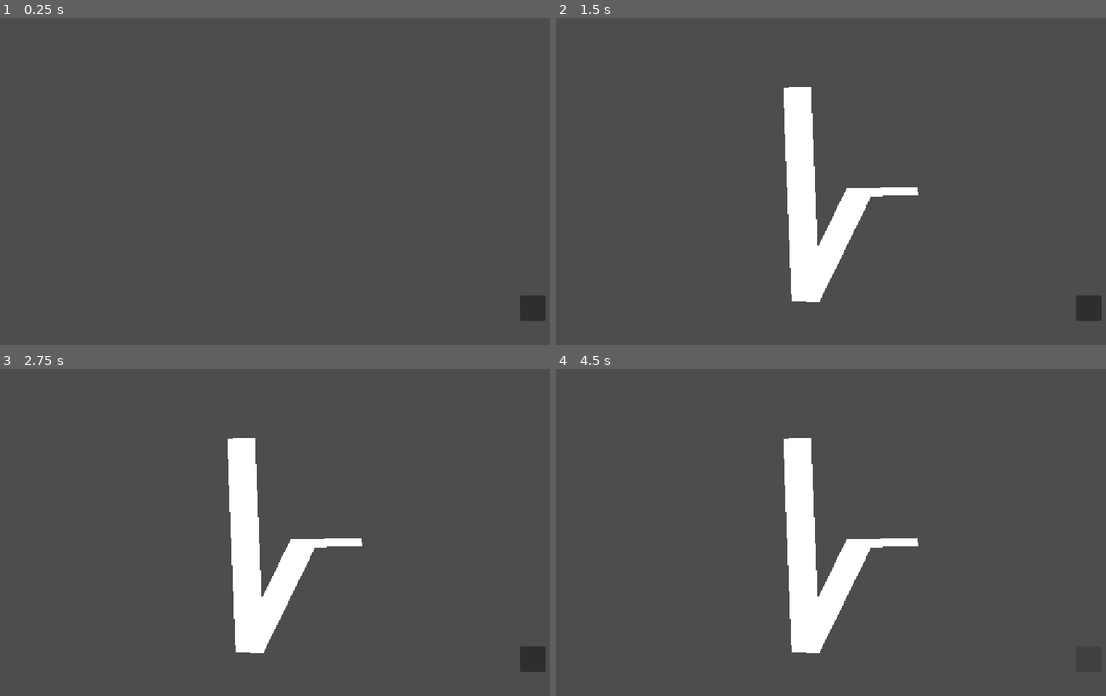
Above: before the commit, frames 1-4 (two rows, left to right).
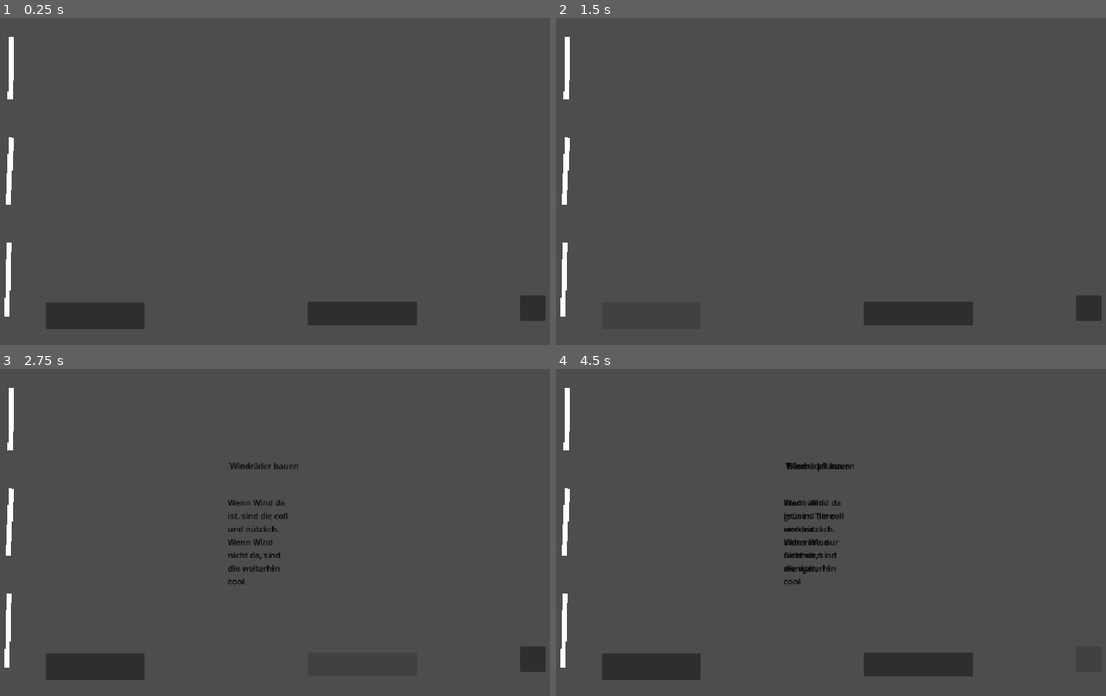
Above: after the commit, the same moments.

Repository: Egorenko/Hitze
Game: Godot game, scene res://scenes/main.tscn
Same seed, same stepped clock (60 frames per second), same inputs: the game is played once before the commit and once after it.
Inputs (mouse positions are in pixels of both pictures, inside the frame that each line leads up to):
- Up to frame 1 (0.25 s): no input
- Up to frame 2 (1.5 s): click (1089, 309) at 0.5 s; click (649, 315) at 1.27 s
- Up to frame 3 (2.75 s): click (363, 663) at 2.02 s
- Up to frame 4 (4.5 s): click (1089, 660) at 2.75 s; click (919, 663) at 3.52 s; click (1089, 660) at 4.25 s

The runs differ from the first frame. In frame 1, 3.4% of the frame differs, in the area x 0-76%, y 5-96%; in frame 2, 6.9%; in frame 3, 7.2%; in frame 4, 8.7%.

Commit message:
add Card Stack, Buttons, Test Cards

Diff:
--- a/20260626_game_jam/scenes/card.gd
+++ b/20260626_game_jam/scenes/card.gd
@@ -4,8 +4,17 @@
 var drag_start: Vector2 = Vector2.ZERO
 var origin: Vector2 = Vector2.ZERO
 signal card_played(direction: String)
+@export var card_data: card
+
+@onready var label_name: Label = $LabelName
+@onready var label_text: Label = $LabelText
 
 const SWIPE_THRESHOLD: float = 150.0
+
+func setup(data: card) -> void:
+	card_data = data
+	label_name.text = card_data.name
+	label_text.text = card_data.text
 
 func _input(event: InputEvent) -> void:
 	if event is InputEventMouseButton:
@@ -35,11 +44,13 @@
 
 func _on_swipe_right() -> void:
 	card_played.emit("right")
+	card_data.on_yes()
 	print("Swipe Right")
 
 
 func _on_swipe_left() -> void:
 	card_played.emit("left")
+	card_data.on_no()
 	print("Swipe Left")
 
 func _ready() -> void:
@@ -50,3 +61,9 @@
 		queue_free()
 		dragging = false
 		global_position = origin
+
+func swipe_to(direction: String) -> void:
+	if direction == "right":
+		global_position.x = global_position.x + 5000
+	else:
+		global_position.x = global_position.x - 5000
--- a/20260626_game_jam/scenes/card.tscn
+++ b/20260626_game_jam/scenes/card.tscn
@@ -1,11 +1,30 @@
 [gd_scene format=3 uid="uid://cgnhm1akexdvm"]
 
+[ext_resource type="Texture2D" uid="uid://4snf3go1bq5x" path="res://assets/card.png" id="1_6u4wf"]
 [ext_resource type="Script" uid="uid://dkak0jk4gjimg" path="res://scenes/card.gd" id="1_d81rb"]
+[ext_resource type="Resource" uid="uid://c530dgg5q5es5" path="res://scripts/cards_res/card_praemie.tres" id="3_ktuci"]
 
 [node name="Card" type="Sprite2D" unique_id=2126844789]
+position = Vector2(538, 322)
+texture = ExtResource("1_6u4wf")
 script = ExtResource("1_d81rb")
+card_data = ExtResource("3_ktuci")
 
-[node name="Line2D" type="Line2D" parent="." unique_id=1437947577]
-position = Vector2(-2619.111, -179.78912)
-scale = Vector2(5.555556, 1.6618183)
-points = PackedVector2Array(561, 191, 564, 446, 583, 316, 604, 315)
+[node name="LabelName" type="Label" parent="." unique_id=451787537]
+modulate = Color(0, 0, 0, 1)
+self_modulate = Color(1, 1, 1, 0.9647059)
+offset_left = -63.0
+offset_top = -142.0
+offset_right = 68.0
+offset_bottom = -119.0
+horizontal_alignment = 1
+vertical_alignment = 1
+
+[node name="LabelText" type="Label" parent="." unique_id=1762514176]
+modulate = Color(0, 0, 0, 1)
+offset_left = -67.0
+offset_top = -69.0
+offset_right = 67.0
+offset_bottom = 140.0
+autowrap_mode = 3
+text_overrun_behavior = 2
--- a/20260626_game_jam/scenes/main.gd
+++ b/20260626_game_jam/scenes/main.gd
@@ -1,16 +1,67 @@
 extends Node2D
 
-var card = preload("res://scenes/card.tscn")
+var card_scene = preload("res://scenes/card.tscn")
+var card_praemie = preload("res://scripts/cards_res/card_praemie.tres")
+var card_baume = preload("res://scripts/cards_res/card_baume.tres")
+var card_windrad = preload("res://scripts/cards_res/card_windrad.tres")
+var test_happiness = preload("res://scripts/stats_res/test_stats_hapiness1.tres")
+var test_heat = preload("res://scripts/stats_res/test_stats_heat1.tres")
+var test_money = preload("res://scripts/stats_res/test_stats_money1.tres")
 var card_on_feld:bool = false
+var card_pool: Array[card] = []
+var card_stack: Array[card] = []
+var current_card_node: Node = null
+var test_stats: Array[stats] = []
+@onready var money = $LineMoney
+@onready var heat = $LineHeat
+@onready var happines = $LineHappiines
+@onready var yes = $ButtonYes
+@onready var no = $ButtonNo
+
+func _ready() -> void:
+	test_stats.append(test_happiness)
+	test_stats.append(test_heat)
+	test_stats.append(test_money)
+	_build_card_pool()
+	_shuffle_stack()
+	yes.pressed.connect(func(): _button_swipe("right"))
+	no.pressed.connect(func(): _button_swipe("left"))
+
+func _build_card_pool() -> void:
+	card_pool.append(card_praemie.duplicate())
+	card_pool.append(card_baume.duplicate())
+	card_pool.append(card_windrad.duplicate())
+
+func _shuffle_stack() -> void:
+	card_stack = card_pool.duplicate()
+	card_stack.shuffle()
 
 func spawn_card() -> void:
 	if card_on_feld:
 		return
+
+	if card_stack.is_empty():
+		print("Kein Karten mehr!")
+		on_win()
+		return
+
+	var card_data = card_stack.pop_front()
 	print("card")
-	var inst = card.instantiate()
+	var inst = card_scene.instantiate()
 	add_child(inst)
+	inst.setup(card_data)
 	inst.card_played.connect(_on_card_played)
+	current_card_node = inst
 	card_on_feld = true
 
 func _on_card_played(direction: String) -> void:
 	card_on_feld = false
+
+
+func on_win() -> void:
+	pass
+
+func _button_swipe(direction: String) -> void:
+	if current_card_node == null:
+		return
+	current_card_node.swipe_to(direction)
--- a/20260626_game_jam/scenes/main.tscn
+++ b/20260626_game_jam/scenes/main.tscn
@@ -11,4 +11,25 @@
 offset_right = 1100.0
 offset_bottom = 600.0
 
+[node name="LineMoney" type="Line2D" parent="." unique_id=2030511851]
+points = PackedVector2Array(38, 445, 34, 593)
+
+[node name="LineHeat" type="Line2D" parent="." unique_id=1811252029]
+points = PackedVector2Array(43, 237, 36, 370)
+
+[node name="LineHappiines" type="Line2D" parent="." unique_id=1537679031]
+points = PackedVector2Array(43, 37, 41, 162)
+
+[node name="ButtonNo" type="Button" parent="." unique_id=1229762272]
+offset_left = 111.0
+offset_top = 564.0
+offset_right = 306.0
+offset_bottom = 617.0
+
+[node name="ButtonYes" type="Button" parent="." unique_id=1407809579]
+offset_left = 630.0
+offset_top = 562.0
+offset_right = 846.0
+offset_bottom = 609.0
+
 [connection signal="button_down" from="Button" to="." method="spawn_card"]
--- a/20260626_game_jam/scripts/cards/card_base.gd
+++ b/20260626_game_jam/scripts/cards/card_base.gd
@@ -2,14 +2,14 @@
 
 @export var name: String = "/CardName"
 @export var text: String = "/CardText"
-@export var stats: Array[stats] = []
+@export var stats: Dictionary
 
 @abstract func on_yes() -> void
 
 @abstract func on_no() -> void
 
-func apply(player: player_manager) -> void:
+func apply(st: stats) -> void:
 	for card_stat in stats:
-		for player_stat in player.stat:
-			if card_stat.name == player_stat.name:
-				player_stat.change(card_stat.cur, card_stat.operants.add)
+		for player_stat in st:
+			if card_stat == player_stat.name:
+				player_stat.change(stats[card_stat], 0)
--- /dev/null
+++ b/20260626_game_jam/scripts/cards/card_build.gd
@@ -0,0 +1,8 @@
+class_name card_build extends card
+
+
+func on_no() -> void:
+	pass
+
+func on_yes() -> void:
+	pass
--- /dev/null
+++ b/20260626_game_jam/scripts/cards/card_klima.gd
@@ -0,0 +1,8 @@
+class_name card_klima extends card
+
+func on_no() -> void:
+	pass
+
+
+func on_yes() -> void:
+	pass
--- a/20260626_game_jam/scripts/cards/card_money.gd
+++ b/20260626_game_jam/scripts/cards/card_money.gd
@@ -1,7 +1,7 @@
 class_name card_money extends card
 
 func on_no() -> void:
-	pass
+	stats["MoneyTest"] = 0
 
 func on_yes() -> void:
 	pass
--- /dev/null
+++ b/20260626_game_jam/scripts/cards_res/card_baume.tres
@@ -0,0 +1,15 @@
+[gd_resource type="Resource" script_class="card_klima" format=3 uid="uid://bkroufekcch2e"]
+
+[ext_resource type="Script" uid="uid://cbq0ws7nq0c10" path="res://scripts/cards/card_klima.gd" id="1_mcdv5"]
+
+[resource]
+resource_local_to_scene = true
+script = ExtResource("1_mcdv5")
+name = "Bäume pflanzen"
+text = "Stadt wird grüner, Tiere werden sicherere, nur Geld wird weniger."
+stats = {
+"HappinesTest": 4,
+"HeatTest": 14,
+"MoneyTest": -3
+}
+metadata/_custom_type_script = "uid://cbq0ws7nq0c10"
--- /dev/null
+++ b/20260626_game_jam/scripts/cards_res/card_praemie.tres
@@ -0,0 +1,15 @@
+[gd_resource type="Resource" script_class="card_money" format=3 uid="uid://c530dgg5q5es5"]
+
+[ext_resource type="Script" uid="uid://bkwbscvsv0u32" path="res://scripts/cards/card_money.gd" id="1_tjxsa"]
+
+[resource]
+resource_local_to_scene = true
+script = ExtResource("1_tjxsa")
+name = "Prämie"
+text = "Alle kriegen ab und zu Prämien, wieso du nicht? Und vor allem, das ist doch gar nicht schlimm oder?"
+stats = {
+"HappinessTest": -10,
+"HeatTest": 0,
+"MoneyTest": 15
+}
+metadata/_custom_type_script = "uid://bkwbscvsv0u32"
--- /dev/null
+++ b/20260626_game_jam/scripts/cards_res/card_windrad.tres
@@ -0,0 +1,14 @@
+[gd_resource type="Resource" script_class="card_build" format=3 uid="uid://ct5hfj0wgkhjk"]
+
+[ext_resource type="Script" uid="uid://rexv71v71sii" path="res://scripts/cards/card_build.gd" id="1_k3jfj"]
+
+[resource]
+script = ExtResource("1_k3jfj")
+name = "Windräder bauen"
+text = "Wenn Wind da ist, sind die coll und nützlich. Wenn Wind nicht da, sind die weiterhin cool."
+stats = {
+"HappinesTest": -14,
+"HeatTest": 10,
+"MoneyTest": -15
+}
+metadata/_custom_type_script = "uid://rexv71v71sii"
Not shown, added: 20260626_game_jam/scripts/cards/card_build.gd.uid
Not shown, added: 20260626_game_jam/scripts/cards/card_klima.gd.uid
